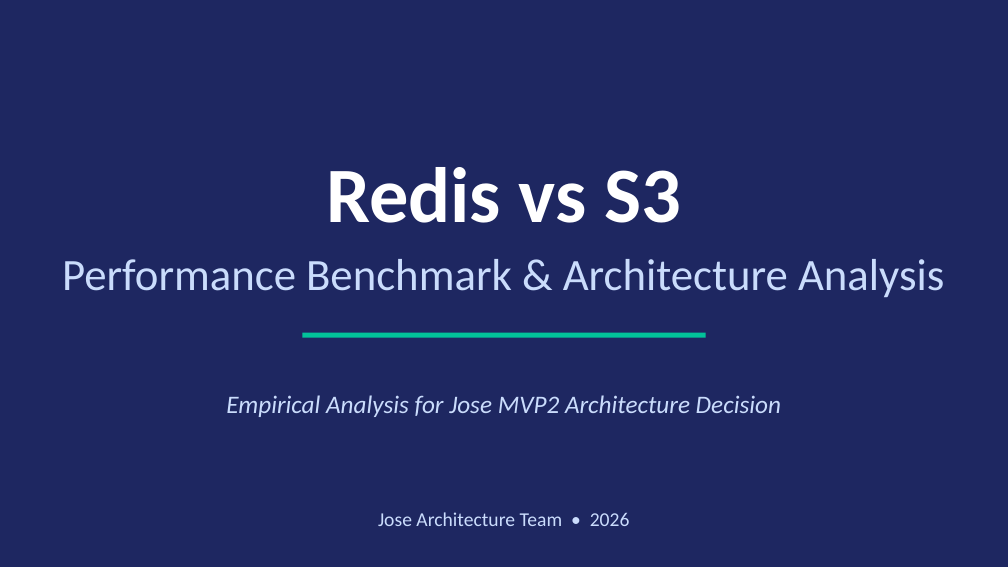
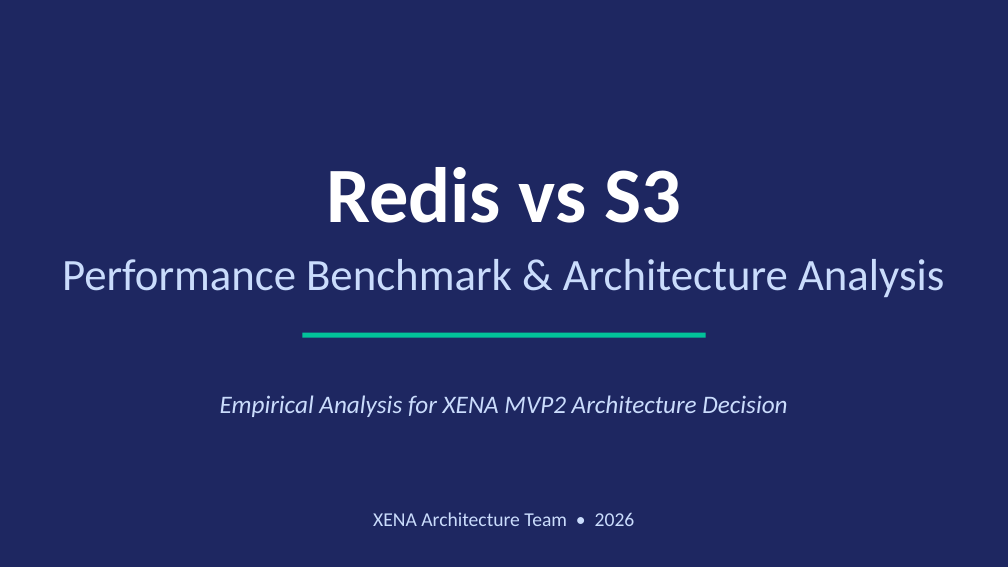
Before and after one commit to angelbus/tekton-api, a slide deck: slide 1 of docs/Redis vs s3 complete analysis.pptx. Drawn at 1008x567 pixels with LibreOffice and Linux fonts; fonts in the diff are those of the drawing. Boxes give left, top, right and bottom in pixels: in the first picture for what was removed or moved away, otherwise in the second. Text is boxed around its words. In the diff, an @@ line names an element or a change of style, - is before the commit and + after.

```diff
--- a/docs/Redis vs s3 complete analysis.pptx
+++ b/docs/Redis vs s3 complete analysis.pptx
@@ text at [220,395,787,417]: text changed @@
-Empirical Analysis for Jose MVP2 Architecture Decision
+Empirical Analysis for XENA MVP2 Architecture Decision
@@ text at [373,512,635,526]: text changed @@
-Jose Architecture Team • 2026
+XENA Architecture Team • 2026
```
Also in this commit, not shown: 14 other slides changed.
